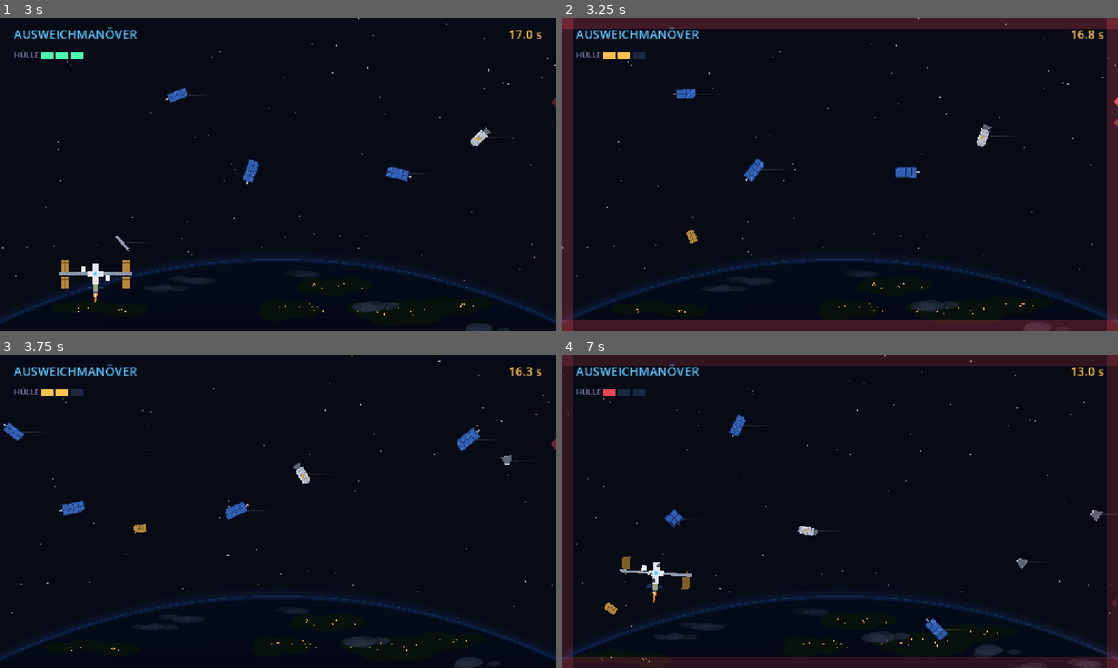
Above: before the commit, frames 1-4 (two rows, left to right).
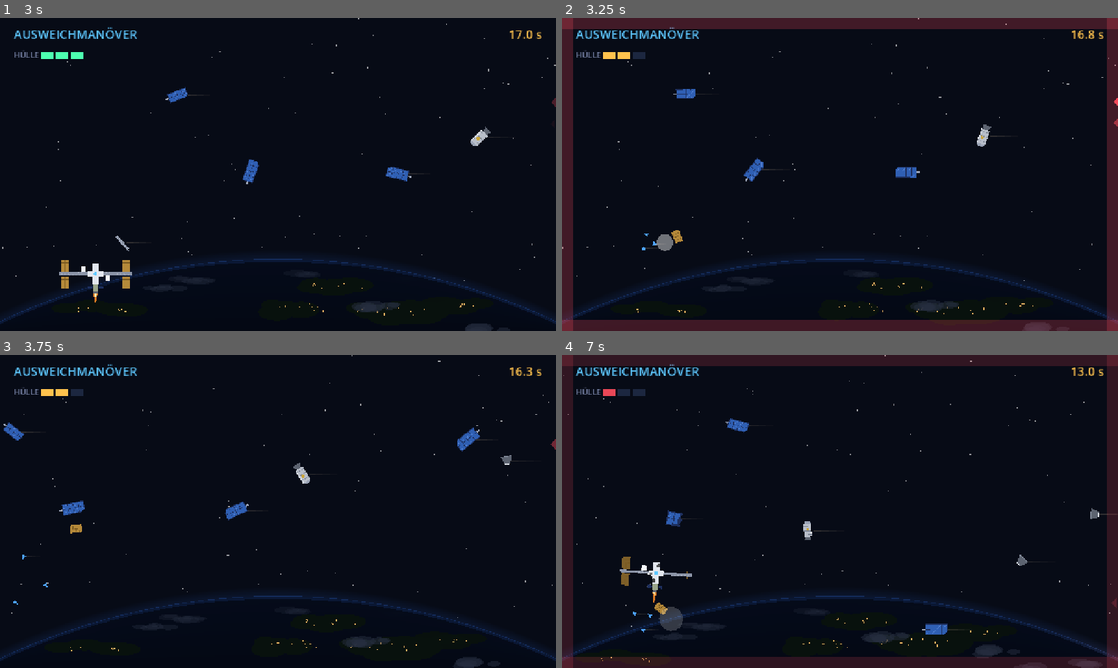
Above: after the commit, the same moments.

Repository: Isaac-davila/jku-space
Game: Godot game, scene res://scenes/minigames/dodge/dodge.tscn
Two runs of this game, one before a commit and one after it. Both use one fixed random seed, a clock stepped at 60 frames per second and the inputs below. This scene is started directly instead of the project's main scene.
Inputs (mouse positions are in pixels of both pictures, inside the frame that each line leads up to):
- Up to frame 1 (3 s): tap Enter at 0.5, 2.1 s; move the mouse to (400, 158) at 0.52 s; hold D (move_right) 0.53-1.28 s; hold Space (interact) 0.53-1.28 s; click (400, 158) at 0.67 s; move the mouse to (166, 190) at 1.27 s; hold S (move_down) 1.28-2.03 s; tap E at 1.35 s; move the mouse to (333, 105) at 2.02 s; hold D (move_right) 2.03-2.78 s; move the mouse to (250, 237) at 2.77 s; hold W (move_up) from 2.78 s (still down); tap Space (interact) at 2.85 s; click (250, 237) at 2.92 s
- Up to frame 2 (3.25 s): keep holding W (move_up)
- Up to frame 3 (3.75 s): move the mouse to (444, 558) at 3.52 s; release W (move_up) at 3.53 s; hold A (move_left) from 3.53 s (still down); tap E at 3.6 s
- Up to frame 4 (7 s): move the mouse to (673, 464) at 4.27 s; tap Enter at 4.35, 6.6 s; move the mouse to (867, 511) at 5.02 s; release A (move_left) at 5.03 s; hold S (move_down) 5.03-5.78 s; hold Space (interact) 5.03-5.78 s; click (867, 511) at 5.17 s; move the mouse to (756, 433) at 5.77 s; hold D (move_right) 5.78-6.53 s; tap E at 5.85 s; move the mouse to (962, 495) at 6.52 s; hold W (move_up) from 6.53 s (still down)

Frame 1 is identical in both runs. In frame 2, 0.3% of the frame differs, in the area x 14-25%, y 67-75%; in frame 3, 0.1%; in frame 4, 1.0%, in the area x 7-98%, y 19-91%.

Commit message:
Ausweichmanöver: Schwung bei Treffern (Teile fliegen in Stoßrichtung), Flügel am Einschlagsort reißt ab, Zusammenstöße zwischen Trümmern nach dem Tod
Co-Authored-By: Claude Opus 5.5 <noreply@anthropic.com>
Claude-Session: https://claude.ai/code/session_01QXFXsQhGLuei6RznqMua8p

Diff:
--- a/scenes/minigames/dodge/dodge.gd
+++ b/scenes/minigames/dodge/dodge.gd
@@ -29,6 +29,10 @@
 const SHAKE_BREAK := 22.0      # … beim Zerfall
 const STAR_DRIFT := 12.0       # Sterne ziehen langsam vorbei (px/s) – man fliegt ja
 
+# Physik
+const IMPULSE := 0.35          # wie viel Schwung ein Treffer an die Stationsteile weitergibt
+const MAX_PIECES := 220        # ab so vielen Teilen zerbricht nichts mehr (Leistung)
+
 # ISS-Farben
 const C_TRUSS := Color("8a93a6")
 const C_ARRAY := Color("b5893a")       # ISS-Solarflügel wirken goldbraun
@@ -40,7 +44,7 @@
 
 ## Die 4 Solarflügel: (Seite x, Seite y). Bei Treffer 1 und 2 fällt je einer ab.
 const ARRAYS := [Vector2(-1, -1), Vector2(-1, 1), Vector2(1, -1), Vector2(1, 1)]
-const LOST_AT_HIT := {1: 2, 2: 1}      # Treffer-Nr. → Index des Flügels, der abreißt
+# Welcher Flügel abreißt, entscheidet der Einschlagsort: immer der, der am nächsten dran ist.
 
 var ship_y := 360.0
 var vel := 0.0
@@ -73,6 +77,7 @@
 var shake := 0.0                   # aktuelle Wackel-Stärke, klingt von selbst ab
 var hit_flash := 0.0               # roter Bildschirmrand bei Treffern (1 → 0)
 var hud_draw: Control              # Hüllenanzeige oben links
+var lost_arrays: Array[int] = []   # Indizes der abgerissenen Solarflügel
 
 
 func start() -> void:
@@ -141,22 +146,48 @@
 	var ship := Vector2(SHIP_X, ship_y)
 	for d in debris:
 		if invuln <= 0.0 and d.pos.distance_to(ship) < SHIP_R + d.r * 0.8:
-			d.pos.x = -100.0
-			take_hit()
+			# das Trümmerteil verschwindet nicht – es zerbricht und fliegt gebremst weiter
+			debris.erase(d)
+			for frag in Debris.split(d):
+				frag.vel = d.vel * 0.55 + (frag.vel - d.vel) * 0.6
+				frag["immune"] = 0.5
+				debris.append(frag)
+			take_hit(d)
 			return
 
 
 ## Ein Treffer: Station verliert ein Teil – beim letzten Treffer zerfällt sie.
-func take_hit() -> void:
+## hit: das Trümmerteil, das uns getroffen hat (für Richtung und Einschlagsort).
+func take_hit(hit: Dictionary = {}) -> void:
 	hits += 1
 	invuln = 1.0
 	shake = SHAKE_HIT
 	hit_flash = 1.0
+	var ship := Vector2(SHIP_X, ship_y)
+	var impact_pos: Vector2 = hit.get("pos", ship + Vector2(40, 0))
+	var push: Vector2 = hit.get("vel", Vector2(-450, 0)) * IMPULSE
+	flashes.append({"pos": ship + (impact_pos - ship).limit_length(40.0), "t": 0.3})
 	if hits >= MAX_HITS:
-		_break_apart()
-	elif LOST_AT_HIT.has(hits):
-		var a: Vector2 = ARRAYS[LOST_AT_HIT[hits]]
-		_throw_off("iss_panel", Vector2(a.x * 70, a.y * 19), 1.0)
+		_break_apart(push, impact_pos)
+		return
+	# der Flügel, der dem Einschlag am nächsten ist, reißt ab – und fliegt in Stoßrichtung weg
+	var best := -1
+	var best_d := INF
+	for i in ARRAYS.size():
+		if _array_lost(i):
+			continue
+		var a: Vector2 = ARRAYS[i]
+		var dist := (ship + _array_offset(a)).distance_to(impact_pos)
+		if dist < best_d:
+			best = i
+			best_d = dist
+	if best >= 0:
+		lost_arrays.append(best)
+		_throw_off("iss_panel", _array_offset(ARRAYS[best]), 1.0, push * 1.4)
+
+
+func _array_offset(a: Vector2) -> Vector2:
+	return Vector2(a.x * 70, a.y * 19)
 
 
 ## Auch nach "STATION ZERBROCHEN" / "AUSGEWICHEN!" fliegt der Müll im Hintergrund weiter.
@@ -196,6 +227,8 @@
 	for d in debris + wreck:
 		d.pos += d.vel * delta
 		d.rot += d.spin * delta
+		if d.has("immune"):
+			d.immune -= delta
 	var left := _view_rect().position.x
 	debris = debris.filter(func(d): return d.pos.x > left - 80.0)
 	# großzügige Grenzen, weil die Kamera beim Zerfall mitfährt
@@ -205,9 +238,10 @@
 # --- Schaden & Zerfall -------------------------------------------------------
 
 ## Löst ein Teil von der Station und lässt es wie normalen Müll wegtreiben.
-func _throw_off(kind: String, offset: Vector2, scale: float) -> void:
+## push: Schwung vom Einschlag – das Teil fliegt in die Richtung, in die es gestoßen wurde.
+func _throw_off(kind: String, offset: Vector2, scale: float, push := Vector2.ZERO) -> void:
 	var dir := offset.normalized() if offset != Vector2.ZERO else Vector2.from_angle(randf() * TAU)
-	var v := dir * randf_range(60, 140) + Vector2(-60, vel * 0.5)
+	var v := dir * randf_range(60, 140) + Vector2(-60, vel * 0.5) + push
 	var piece := Debris.make(kind, Vector2(SHIP_X, ship_y) + offset, v, scale)
 	piece.rot = 0.0                      # startet exakt so, wie es an der Station saß
 	piece.spin = randf_range(-4, 4)
@@ -215,21 +249,29 @@
 
 
 ## Die ganze Station zerfällt in ihre Bauteile – gleiche Mechanik wie bei den Trümmern.
-func _break_apart() -> void:
+func _break_apart(push := Vector2(-160, 0), impact_pos := Vector2.INF) -> void:
 	broken = true
 	set_timer_visible(false)           # nach dem Tod keine Zeit mehr oben rechts
 	shake = SHAKE_BREAK
+	var parts := [
+		["strut", Vector2(-42, 0), 2.0],          # Gitterträger links
+		["strut", Vector2(42, 0), 2.0],           # Gitterträger rechts
+		["tank", Vector2(0, -14), 1.0],           # Module
+		["tank", Vector2(0, 14), 1.0],
+		["tank", Vector2(0, 34), 0.7],            # angedockter Progress-Frachter
+		["strut", Vector2(-28, -10), 0.7],        # Radiatoren
+		["strut", Vector2(28, 10), 0.7],
+	]
 	for i in ARRAYS.size():
 		if not _array_lost(i):
-			var a: Vector2 = ARRAYS[i]
-			_throw_off("iss_panel", Vector2(a.x * 70, a.y * 19), 1.0)
-	_throw_off("strut", Vector2(-42, 0), 2.0)          # Gitterträger links
-	_throw_off("strut", Vector2(42, 0), 2.0)           # Gitterträger rechts
-	_throw_off("tank", Vector2(0, -14), 1.0)           # Module
-	_throw_off("tank", Vector2(0, 14), 1.0)
-	_throw_off("tank", Vector2(0, 34), 0.7)             # angedockter Progress-Frachter
-	_throw_off("strut", Vector2(-28, -10), 0.7)        # Radiatoren
-	_throw_off("strut", Vector2(28, 10), 0.7)
+			parts.append(["iss_panel", _array_offset(ARRAYS[i]), 1.0])
+	var ship := Vector2(SHIP_X, ship_y)
+	if impact_pos == Vector2.INF:
+		impact_pos = ship + Vector2(40, 0)
+	for part in parts:
+		# Teile nahe am Einschlag bekommen mehr Schwung ab
+		var near := 1.0 - clampf((ship + part[1]).distance_to(impact_pos) / 140.0, 0.0, 0.7)
+		_throw_off(part[0], part[1], part[2], push * near)
 	_start_cinematic()
 
 
@@ -250,7 +292,7 @@
 			var away: Vector2 = (w.pos - follow.pos).normalized()
 			if away == Vector2.ZERO:
 				away = Vector2.from_angle(randf() * TAU)
-			w.vel = follow.vel + away * randf_range(180, 300)
+			w.vel = follow.vel + away * randf_range(180, 300) + (w.vel - follow.vel) * 0.25
 	cam.position = VIEW / 2.0
 	cam.zoom = Vector2.ONE
 	cam.enabled = true
@@ -261,9 +303,6 @@
 func _update_cinematic(delta: float) -> void:
 	if follow.is_empty():
 		return
-	for f in flashes:
-		f.t -= delta
-	flashes = flashes.filter(func(f): return f.t > 0.0)
 
 	# 1) Dem Teil folgen, bis es allein im Bild ist → dann kommt der Satellit von rechts
 	if victim.is_empty() and impact_t < 0.0:
@@ -368,10 +407,7 @@
 
 
 func _array_lost(i: int) -> bool:
-	for h in LOST_AT_HIT:
-		if LOST_AT_HIT[h] == i and hits >= h:
-			return true
-	return false
+	return lost_arrays.has(i)
 
 
 # --- Zeichnen ----------------------------------------------------------------
@@ -488,6 +524,11 @@
 # --- Spielgefühl: Wackeln, Treffer-Blitz, Warnungen, Hüllenanzeige -------------
 
 func _update_feel(delta: float) -> void:
+	for f in flashes:
+		f.t -= delta
+	flashes = flashes.filter(func(f): return f.t > 0.0)
+	if broken or done:
+		_collide_pieces()
 	shake = maxf(shake - 40.0 * delta, 0.0)
 	hit_flash = maxf(hit_flash - 2.2 * delta, 0.0)
 	cam.offset = Vector2(randf_range(-1, 1), randf_range(-1, 1)) * shake
@@ -540,3 +581,57 @@
 		if intact and hits == MAX_HITS - 1:
 			col.a = 0.6 + 0.4 * sin(elapsed * 10.0)      # letztes Segment blinkt
 		hud_draw.draw_rect(Rect2(95 + i * 34, 78, 28, 16), col)
+
+
+# --- Zusammenstöße zwischen Trümmern (nach dem Tod / nach Spielende) ---------
+
+## Alle Teile können sich gegenseitig treffen. Größere Teile zerbrechen dabei,
+## blaue Splitter prallen nur ab. Die Bruchstücke übernehmen den gemeinsamen Schwung.
+func _collide_pieces() -> void:
+	var all: Array = []
+	var view := _view_rect().grow(150.0)
+	for d in debris + wreck:
+		if d != follow and view.has_point(d.pos) and d.get("immune", 0.0) <= 0.0:
+			all.append(d)
+	var allow_split := debris.size() + wreck.size() < MAX_PIECES
+	var used := PackedByteArray()
+	used.resize(all.size())
+	for i in all.size():
+		if used[i]:
+			continue
+		var a: Dictionary = all[i]
+		for j in range(i + 1, all.size()):
+			if used[j]:
+				continue
+			var b: Dictionary = all[j]
+			if not Debris.can_split(a) and not Debris.can_split(b):
+				continue
+			if a.pos.distance_to(b.pos) > (a.r + b.r) * 0.6:
+				continue
+			used[i] = 1
+			used[j] = 1
+			_resolve_collision(a, b, allow_split)
+			break
+
+
+func _resolve_collision(a: Dictionary, b: Dictionary, allow_split: bool) -> void:
+	var ma: float = a.r * a.r
+	var mb: float = b.r * b.r
+	var common: Vector2 = (a.vel * ma + b.vel * mb) / (ma + mb)   # gemeinsamer Schwung
+	flashes.append({"pos": (a.pos + b.pos) * 0.5, "t": 0.2})
+	for p in [a, b]:
+		var other: Dictionary = b if p == a else a
+		var away: Vector2 = (p.pos - other.pos).normalized()
+		if allow_split and Debris.can_split(p):
+			var frags := Debris.split(p)
+			for frag in frags:
+				frag.vel = common + (frag.vel - p.vel) * 0.7 + away * 40.0
+				frag["immune"] = 0.5
+			if debris.has(p):
+				debris.erase(p)
+			else:
+				wreck.erase(p)
+			wreck.append_array(frags)
+		else:
+			p.vel = common + away * 70.0
+			p["immune"] = 0.3
